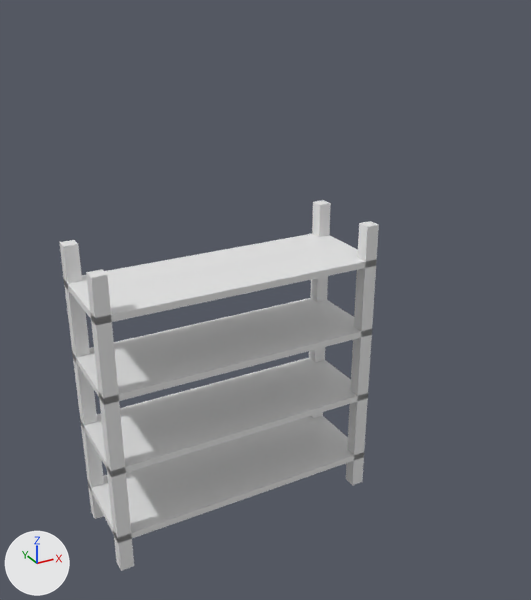
The glTF model assets/models/arch/slip_rack.glb as it was, and as the next commit left it.
Camera for both pictures: a 50 mm lens placed at (-0.87, -3.27, 3.1), pointed at (1.11, 0.35, 1.29). The lights are fixed; the arrows at lower left show +X, +Y and +Z. The picture after the commit comes second. Vertices at exactly the same position are counted once.

Names of what the first picture shows: 'slip_rack'.
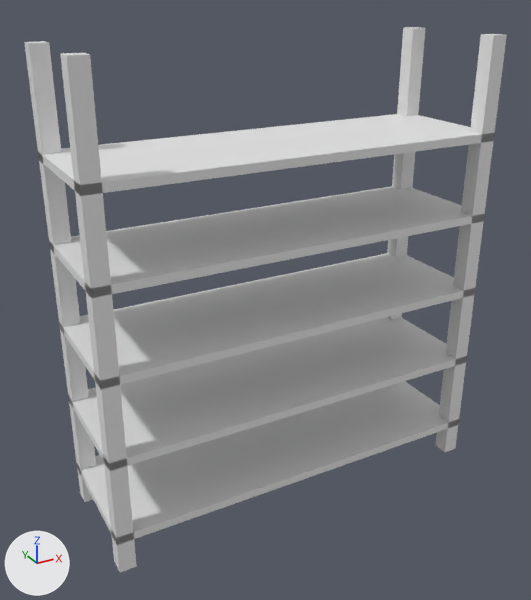
Location of each change, [x1, y1, x2, y2] in pixels of the pictures (531 x 600 px; the box of a moved part takes in the faces that stretch with it):
'slip_rack', reshaped (51% wider, 47% taller)
    before: [59, 200, 379, 571]
    after: [24, 27, 507, 572]
part 1 of me_slip_rack, moved or reshaped
    before: [86, 269, 134, 571]
    after: [60, 53, 137, 572]
part 2 of me_slip_rack, moved or reshaped
    before: [346, 221, 379, 485]
    after: [436, 34, 507, 452]
part 3 of me_slip_rack, moved or reshaped
    before: [59, 240, 104, 519]
    after: [24, 41, 96, 502]
part 4 of me_slip_rack, moved or reshaped
    before: [309, 200, 331, 419]
    after: [386, 27, 425, 320]
part 5 of me_slip_rack, added
    after: [77, 381, 459, 543]
part 6 of me_slip_rack, added
    after: [68, 317, 467, 470]
part 7 of me_slip_rack, added
    after: [60, 253, 475, 389]
part 8 of me_slip_rack, added
    after: [49, 186, 484, 298]
part 9 of me_slip_rack, added
    after: [38, 114, 494, 196]
part 10 of me_slip_rack, deleted
    before: [88, 416, 364, 543]
part 11 of me_slip_rack, deleted
    before: [80, 358, 368, 477]
part 12 of me_slip_rack, deleted
    before: [72, 298, 372, 405]
part 13 of me_slip_rack, deleted
    before: [64, 234, 377, 325]

Diff of the bpy script that builds the scene:
```diff
--- a/assets/models/arch/slip_rack.glb.py
+++ b/assets/models/arch/slip_rack.glb.py
@@ me_slip_rack @@
 # used by ob_slip_rack; location = (0.0, 0.0, 0.0)
-me_slip_rack.from_pydata(...)  # 64 vertices, 88 faces; spans x -0.04..1.64, y -0.04..0.54, z 0.0..1.8
+me_slip_rack.from_pydata(...)  # 72 vertices, 100 faces; spans x -0.05..2.45, y -0.05..0.75, z 0.0..2.8
+# me_slip_rack part 1: the loose piece of 8 vertices spanning x -0.04..0.04, y -0.04..0.04, z 0.0..1.8 is scaled about the mesh origin by (1.25, 1.25, 1.56)
+# me_slip_rack part 2: the loose piece of 8 vertices spanning x 1.56..1.64, y -0.04..0.04, z 0.0..1.8 is scaled about its middle by (1.25, 1.25, 1.56), then moved by (0.8, 0.0, 0.5)
+# me_slip_rack part 3: the loose piece of 8 vertices spanning x -0.04..0.04, y 0.46..0.54, z 0.0..1.8 is scaled about its middle by (1.25, 1.25, 1.56), then moved by (0.0, 0.2, 0.5)
+# me_slip_rack part 4: the loose piece of 8 vertices spanning x 1.56..1.64, y 0.46..0.54, z 0.0..1.8 is scaled about its middle by (1.25, 1.25, 1.56), then moved by (0.8, 0.2, 0.5)
+# me_slip_rack part 5: a new loose piece, a box spanning x -0.05..2.45, y -0.05..0.75, z 0.2..0.25, in mat_pallacquer (white #e7e7e7)
+# me_slip_rack part 6: a new loose piece, a box spanning x -0.05..2.45, y -0.05..0.75, z 0.7..0.75, in mat_pallacquer (white #e7e7e7)
+# me_slip_rack part 7: a new loose piece, a box spanning x -0.05..2.45, y -0.05..0.75, z 1.2..1.25, in mat_pallacquer (white #e7e7e7)
+# me_slip_rack part 8: a new loose piece, a box spanning x -0.05..2.45, y -0.05..0.75, z 1.7..1.75, in mat_pallacquer (white #e7e7e7)
+# me_slip_rack part 9: a new loose piece, a box spanning x -0.05..2.45, y -0.05..0.75, z 2.2..2.25, in mat_pallacquer (white #e7e7e7)
+# me_slip_rack part 10: the loose piece of 8 vertices spanning x -0.04..1.64, y -0.04..0.54, z 0.2..0.24 is deleted
+# me_slip_rack part 11: the loose piece of 8 vertices spanning x -0.04..1.64, y -0.04..0.54, z 0.65..0.69 is deleted
+# me_slip_rack part 12: the loose piece of 8 vertices spanning x -0.04..1.64, y -0.04..0.54, z 1.1..1.14 is deleted
+# me_slip_rack part 13: the loose piece of 8 vertices spanning x -0.04..1.64, y -0.04..0.54, z 1.55..1.59 is deleted
 me_slip_rack.materials.append(mat_pallacquer)
```
